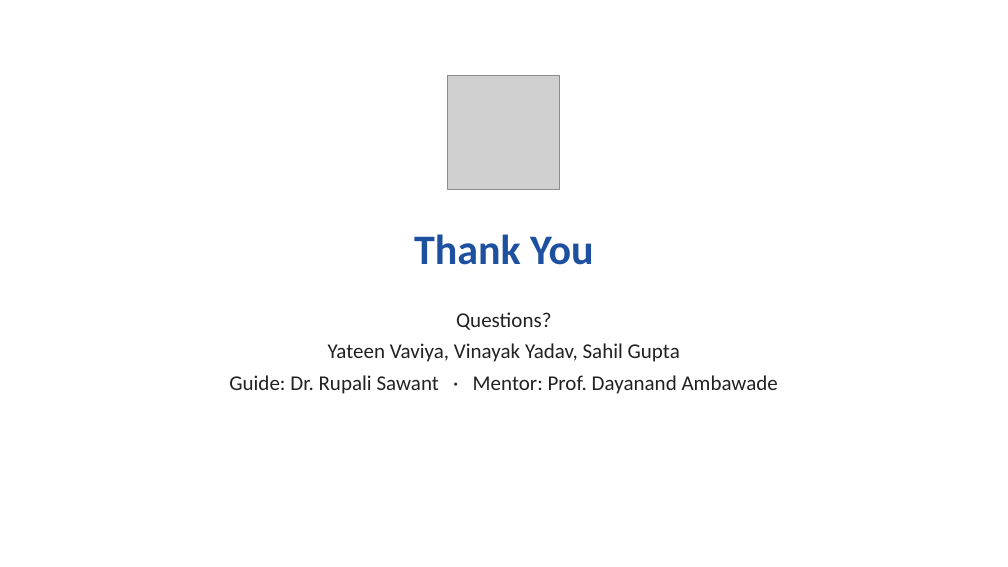
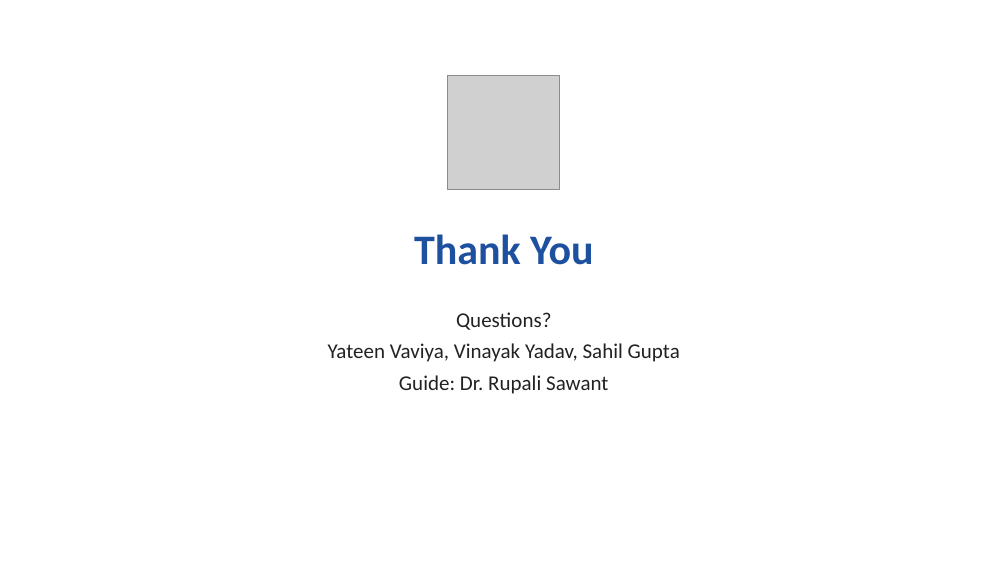
Before and after one commit to vinayakyadav2709/Pipedpeer, a slide deck: slide 31 of docs/presentation/PipedPeer-ESE.pptx. Drawn at 1008x567 pixels with LibreOffice and Linux fonts; fonts in the diff are those of the drawing; grey boxes stand for pictures. Boxes give left, top, right and bottom in pixels: in the first picture for what was removed or moved away, otherwise in the second. Text is boxed around its words. In the diff, an @@ line names an element or a change of style, - is before the commit and + after.

Commit message:
Docs: remove Dayanand Ambawade from paper, journal manuscript, report and deck
Drops the mentor from the author lists (IEEE paper, JPDC manuscript), the
report's acknowledgements and publication chapter, and the ESE deck; every
PDF and the pptx rebuilt from source.

```diff
--- a/docs/presentation/PipedPeer-ESE.pptx
+++ b/docs/presentation/PipedPeer-ESE.pptx
@@ text at <box>399,375,608,394</box>: text changed @@
-Guide: Dr. Rupali Sawant · Mentor: Prof. Dayanand Ambawade
+Guide: Dr. Rupali Sawant
```
Also in this commit, not shown: 2 other slides changed, 10 other files.
